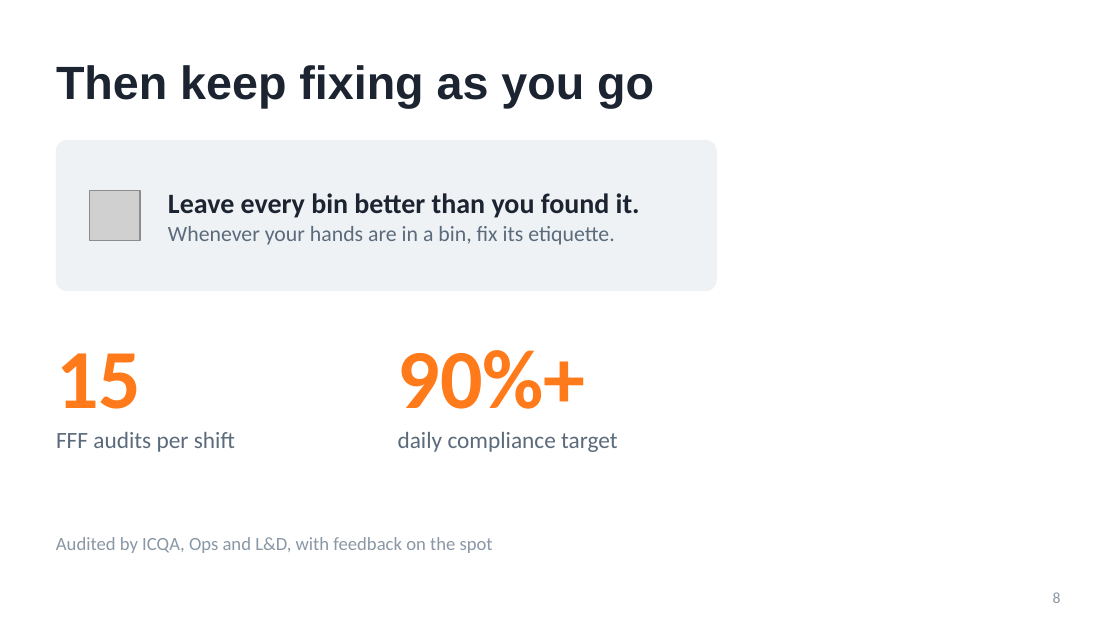
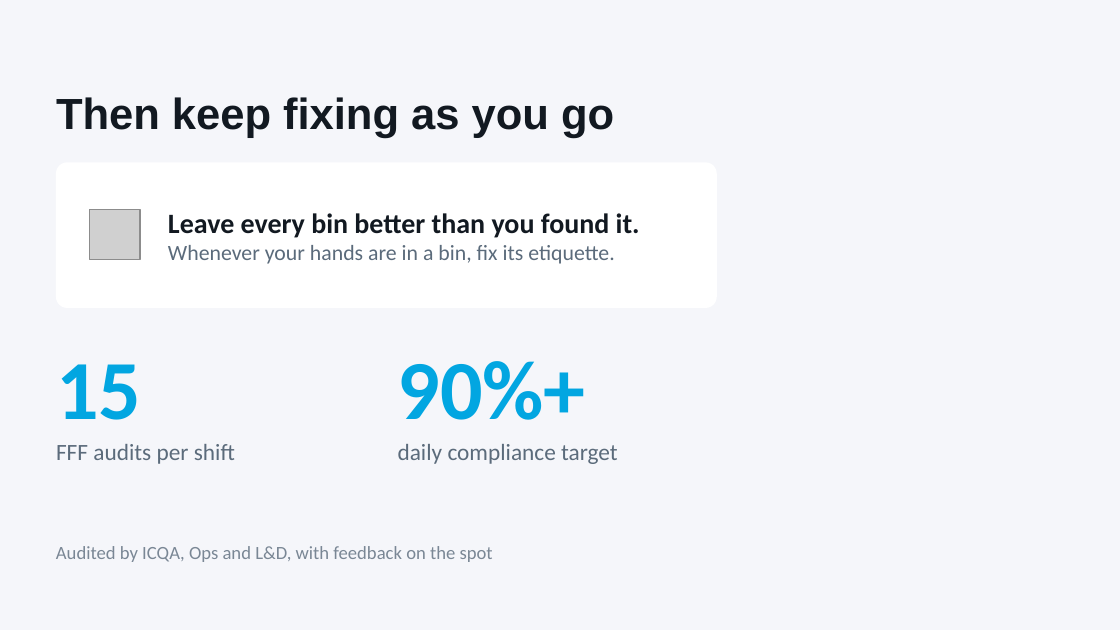
Before and after one commit to vanfryddie/beanstalkx, a slide deck: slide 8 of APMT_Coaching_FFF_ROBOTSS.pptx. Drawn at 1120x630 pixels with LibreOffice and Linux fonts; fonts in the diff are those of the drawing; grey boxes stand for pictures; background and template pictures are left out. Boxes give left, top, right and bottom in pixels: in the first picture for what was removed or moved away, otherwise in the second. Text is boxed around its words. In the diff, an @@ line names an element or a change of style, - is before the commit and + after.

```diff
--- a/APMT_Coaching_FFF_ROBOTSS.pptx
+++ b/APMT_Coaching_FFF_ROBOTSS.pptx
@@ background #FFFFFF to #F5F6FA @@
@@ title "Then keep fixing as you ...": place and size @@
-title "Then keep fixing as you ..." at [56, 65, 654, 109]
+title "Then keep fixing as you ..." at [56, 97, 614, 138]
@@ title "Then keep fixing as you ..." at [56, 97, 614, 138]: size 30 to 28 pt, text colour #1B2430 to #121921 @@
@@ rounded rectangle: place and size @@
-rounded rectangle at [56, 140, 717, 291]
+rounded rectangle at [56, 162, 717, 308]
@@ rounded rectangle at [56, 162, 717, 308]: fill #EEF2F5 to #FFFFFF; proportions changed @@
@@ text "Leave every bin better than ...": place and size @@
-text "Leave every bin better than ..." at [168, 193, 640, 245]
+text "Leave every bin better than ..." at [168, 213, 640, 264]
@@ picture: place and size @@
-picture at [90, 190, 140, 241]
+picture at [90, 209, 140, 260]
@@ text at [168, 213, 640, 238]: text colour #1B2430 to #121921 in "Leave every bin better than you found ..." @@
@@ text "15": place and size @@
-text "15" at [56, 353, 235, 452]
+text "15" at [56, 364, 235, 464]
@@ text "90%+": place and size @@
-text "90%+" at [398, 350, 618, 452]
+text "90%+" at [398, 361, 618, 464]
@@ text at [56, 364, 141, 420]: text colour #FF7A1A to #02A6E1 in "15" @@
@@ text at [398, 361, 586, 420]: text colour #FF7A1A to #02A6E1 in "90%+" @@
@@ text "Audited by ICQA, Ops and ...": place and size @@
-text "Audited by ICQA, Ops and ..." at [56, 537, 493, 553]
+text "Audited by ICQA, Ops and ..." at [56, 546, 493, 562]
@@ text "Audited by ICQA, Ops and ..." at [56, 546, 493, 562]: text colour #8A97A5 to #7A8795 @@
@@ page number removed at [1053, 592, 1061, 603] @@
-8
```
Also in this commit, not shown: 13 other slides changed, 1 slide added, 1 slide removed.
